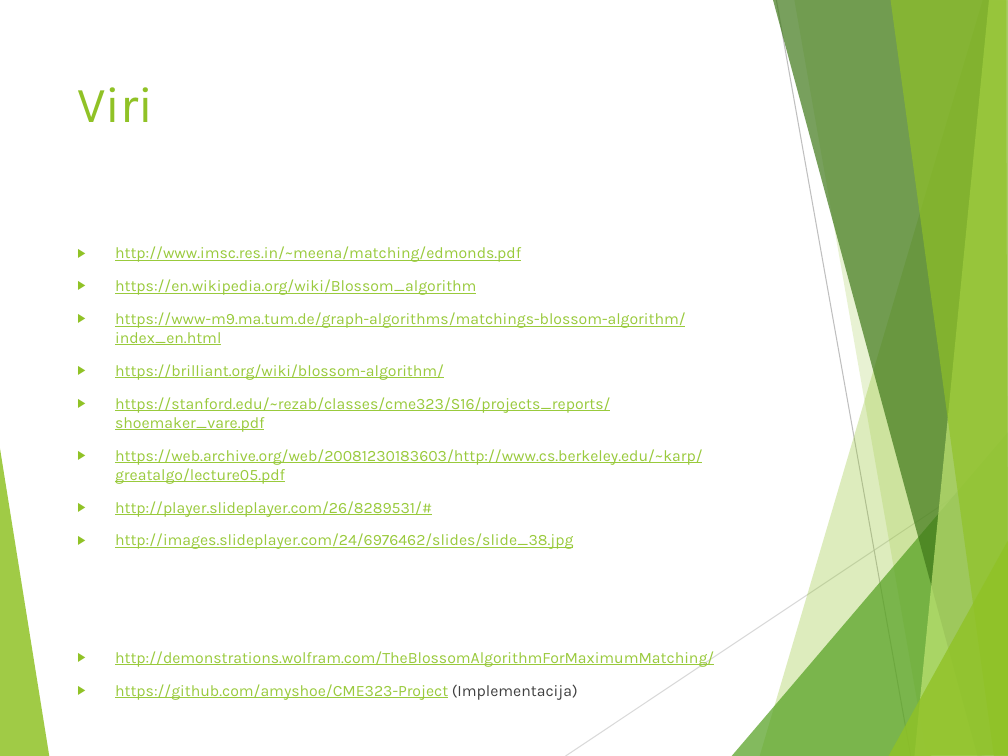
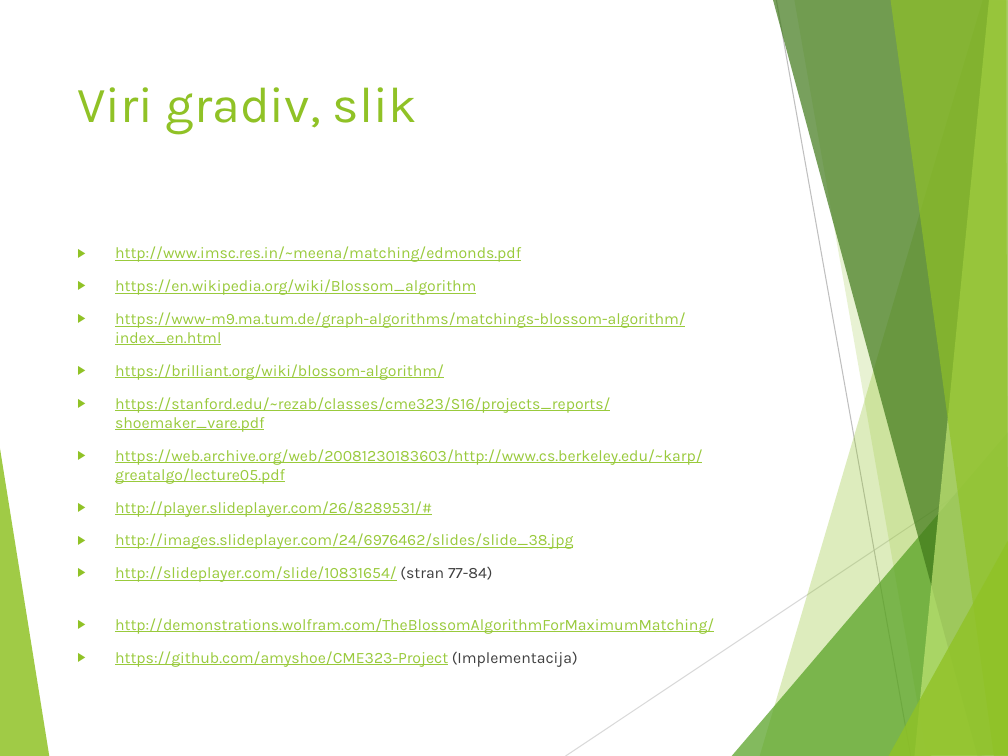
Before and after one commit to ZigaMr/BlossomAlgoritem, a slide deck: slide 37 of Blossomov algoritem.pptx (slide 36 before the commit). Drawn at 1008x756 pixels with LibreOffice and Linux fonts; fonts in the diff are those of the drawing. Boxes give left, top, right and bottom in pixels: in the first picture for what was removed or moved away, otherwise in the second. Text is boxed around its words. In the diff, an @@ line names an element or a change of style, - is before the commit and + after.

Commit message:
dodana gradiva

```diff
--- a/Blossomov algoritem.pptx
+++ b/Blossomov algoritem.pptx
@@ title at (77,87,417,135): text changed @@
-Viri
+Viri gradiv, slik
@@ text at (115,566,492,582): paragraph added @@
+▶ http://slideplayer.com/slide/10831654/ (stran 77-84)
```
Also in this commit, not shown: 2 slides added, 1 slide removed, 8 other files.
